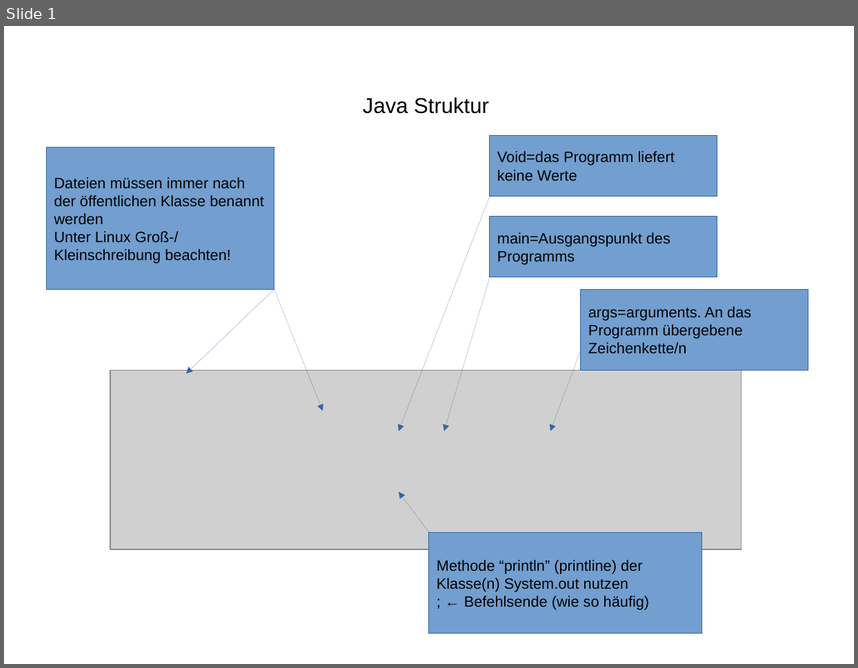
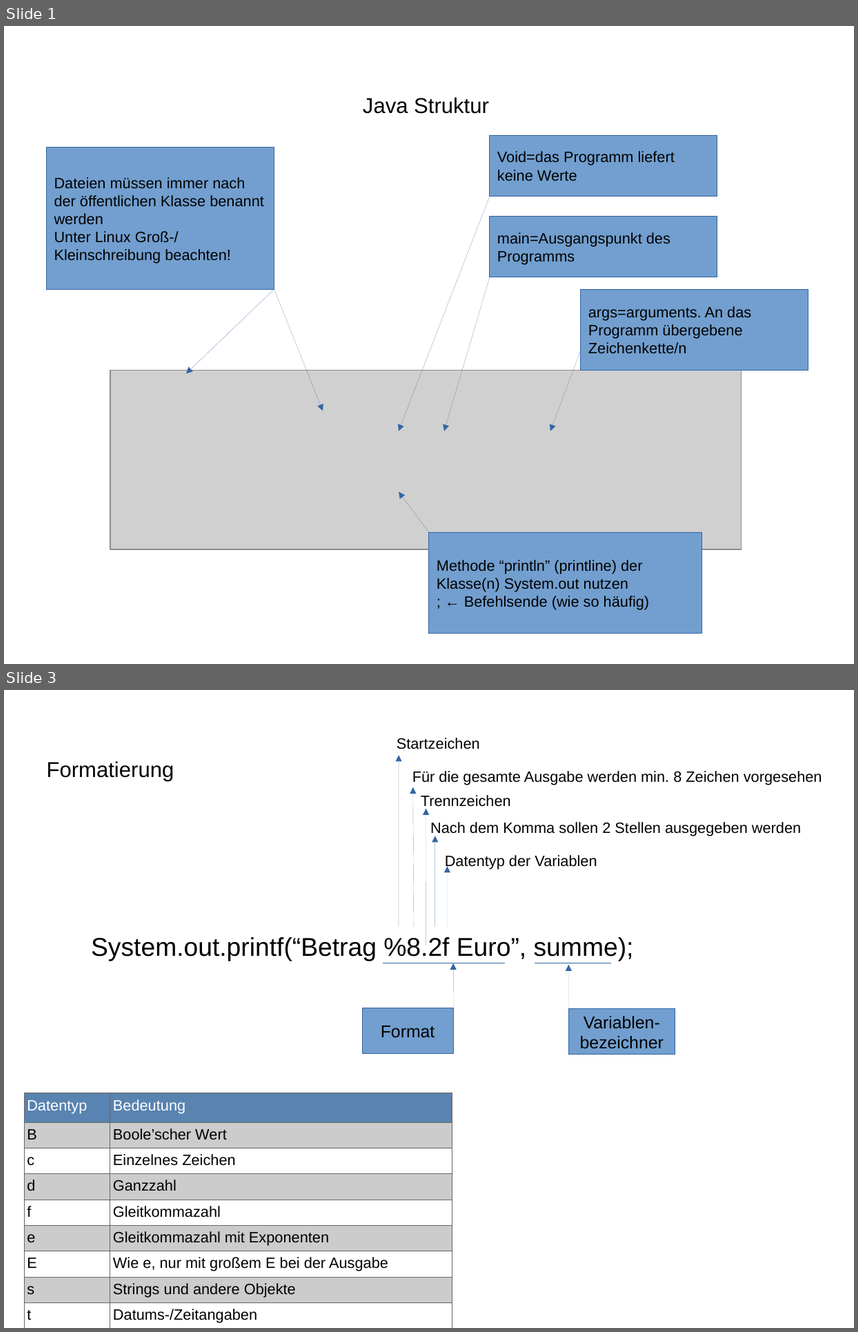
Before and after one commit to InnozenzLanze/java_babysteps, a slide deck: java_struktur_notizen.odp. Shown one above the other, each under a label of ours: slide 1 before the commit, slides 1 and 3 after it; the slides between them are not shown. The pictures are 858x668 and 858x1332 pixels, drawn with LibreOffice and Linux fonts; fonts in the diff are those of the drawing; grey boxes stand for pictures. Boxes give left, top, right and bottom in pixels: in the first picture for what was removed or moved away, otherwise in the second. Text is boxed around its words. In the diff, an @@ line names an element or a change of style, - is before the commit and + after.

Commit message:
Formatierung hinzu
Quelle s. "JAVA Aufgaben und Übungen" Erich J. Schreiber S. 41

```diff
--- a/java_struktur_notizen.odp
+++ b/java_struktur_notizen.odp
@@ slide 3 added at [4,690,854,1328], background #FFFFFF @@
@@ title added at [47,761,174,781], 20 pt, text #000000 @@
+Formatierung
@@ text added at [91,936,634,961], 24 pt, text #000000 @@
+System.out.printf(“Betrag %8.2f Euro”, summe);
@@ arrow added from (454, 1008) to (454, 963), #3465A4 0 pt @@
@@ group added at [383,738,822,963]: 5 arrows, 5 texts, 2 lines @@
+Datentyp der Variablen
+Nach dem Komma sollen 2 Stellen ausgegeben werden
+Trennzeichen
+Für die gesamte Ausgabe werden min. 8 Zeichen vorgesehen
+Startzeichen
@@ arrow added from (568, 1009) to (568, 965), #3465A4 0 pt @@
@@ rectangle added at [363,1008,454,1054], fill #729FCF, outline #3465A4 0 pt, 16 pt, text #000000 @@
+Format
@@ rectangle added at [568,1009,675,1054], fill #729FCF, outline #3465A4 0 pt, 16 pt, text #000000 @@
+Variablen-bezeichner
@@ table added at [24,1093,453,1325], 9 rows, 2 columns @@
+Datentyp | Bedeutung
+B | Boole’scher Wert
+c | Einzelnes Zeichen
+d | Ganzzahl
+f | Gleitkommazahl
+e | Gleitkommazahl mit Exponenten
+E | Wie e, nur mit großem E bei der Ausgabe
+s | Strings und andere Objekte
+t | Datums-/Zeitangaben
```
Also in this commit, not shown: 1 slide changed, 1 other file.
